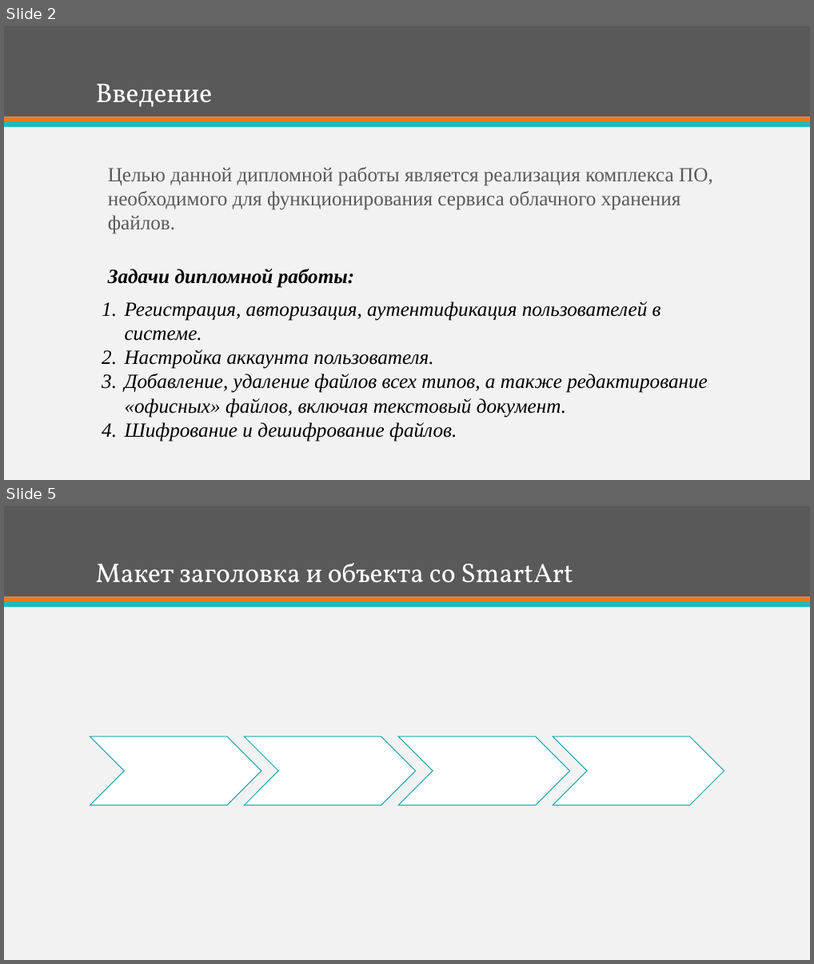
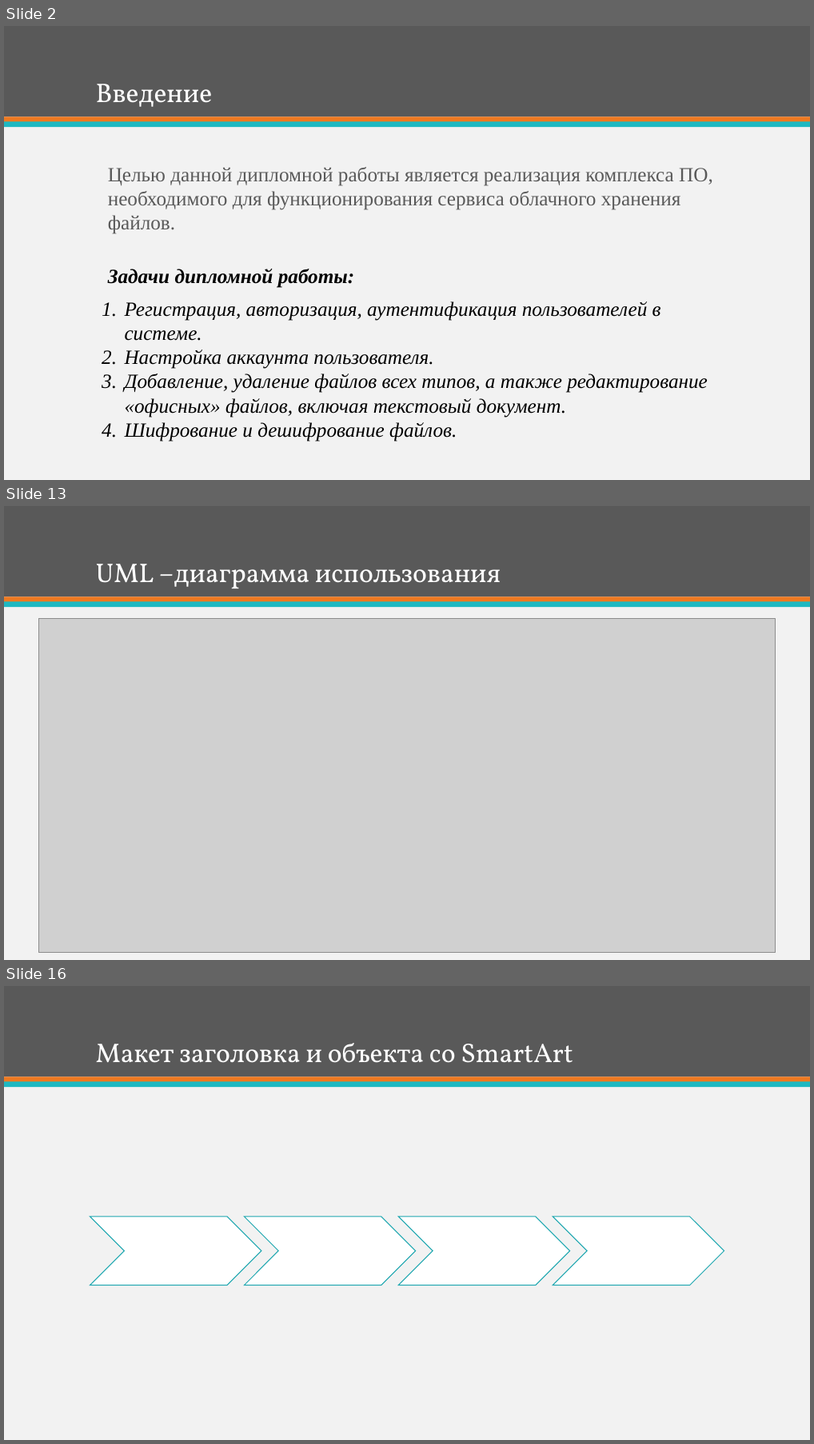
Before and after one commit to IvanKhAU525/Diploma, a slide deck: Presentation.pptx. Shown one above the other, each under a label of ours: slides 2 and 5 before the commit, slides 2, 13 and 16 after it; the slides between them are not shown. The pictures are 814x964 and 814x1444 pixels, drawn with LibreOffice and Linux fonts; fonts in the diff are those of the drawing; grey boxes stand for pictures. Boxes give left, top, right and bottom in pixels: in the first picture for what was removed or moved away, otherwise in the second. Text is boxed around its words. In the diff, an @@ line names an element or a change of style, - is before the commit and + after.

```diff
--- a/Presentation.pptx
+++ b/Presentation.pptx
@@ slide 13 added at (4, 506, 810, 960), background #F2F2F2; not listed: 3 template elements that a slide beside it also shows @@
@@ title added at (96, 564, 501, 588), 32 pt, text #FFFFFF @@
+UML –диаграмма использования
@@ picture added at (39, 619, 775, 952) @@
@@ what was slide 5 is now slide 16 @@
```
Also in this commit, not shown: 1 slide changed, 11 other slides added, 1 slide removed, 2 other files.
